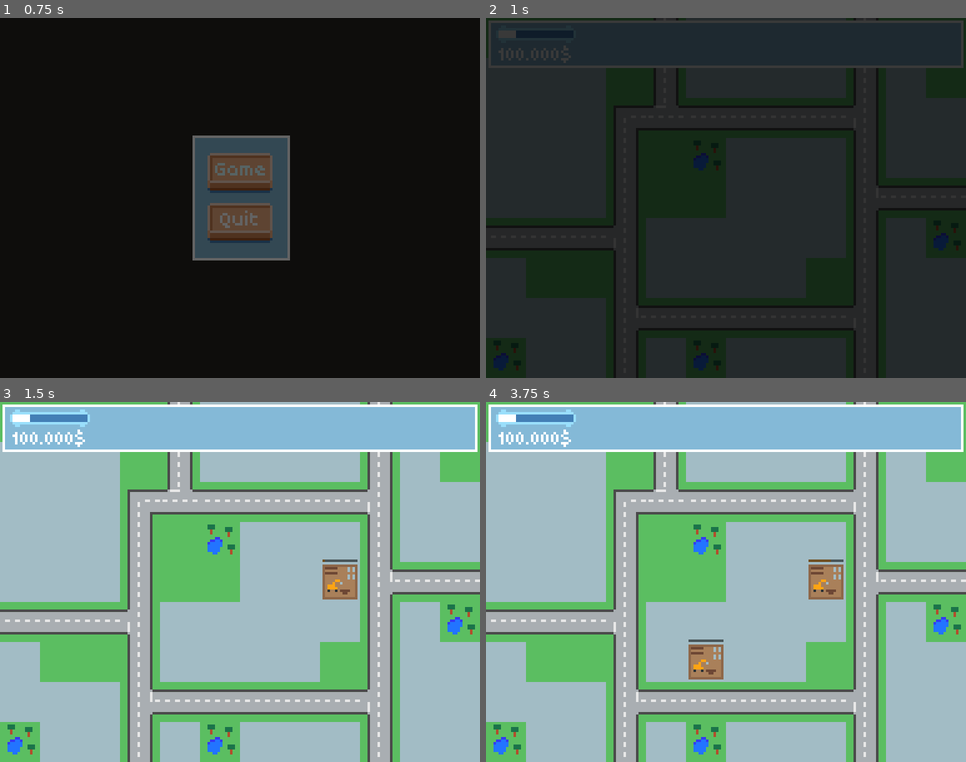
Above: before the commit, frames 1-4 (two rows, left to right).
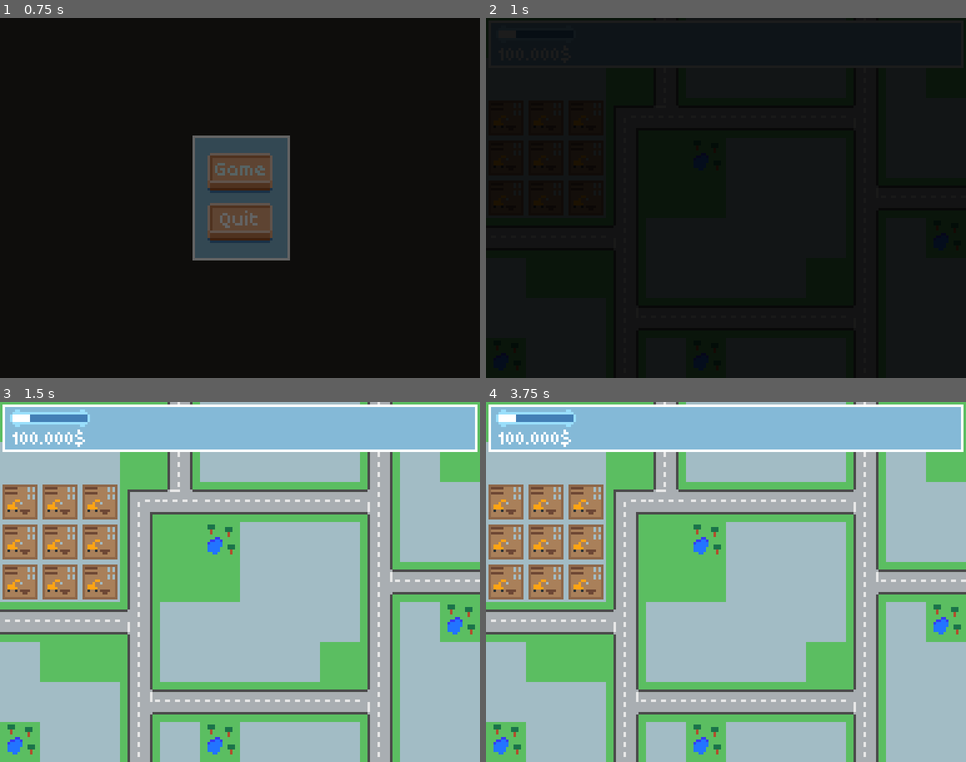
Above: after the commit, the same moments.

Repository: Byteron/ludum-dare-44
Game: Godot game, scene res://source/interface/menu/TitleScreen.tscn
The game is run twice, just before and just after one commit, with the same random seed, the same clock (stepped at 60 frames per second) and the same inputs.
Inputs (mouse positions are in pixels of both pictures, inside the frame that each line leads up to):
- Up to frame 1 (0.75 s): click "Game" at 0.5 s
- Up to frame 2 (1 s): no input
- Up to frame 3 (1.5 s): move the mouse to (345, 564) at 1.27 s; press the mouse at (345, 564) at 1.28 s
- Up to frame 4 (3.75 s): tap Enter at 2, 3.5 s; move the mouse to (630, 600) at 2.02 s; release the mouse at (630, 600) at 2.03 s; click (630, 600) at 2.1 s; tap Space at 2.75 s; move the mouse to (774, 502) at 2.77 s; press the mouse at (774, 502) at 2.78 s; move the mouse to (702, 654) at 3.52 s; release the mouse at (702, 654) at 3.53 s; click (702, 654) at 3.6 s

Frame 1 is identical in both runs. In frame 2, 9.6% of the frame differs, in the area x 0-100%, y 0-99%; in frame 3, 6.8%; in frame 4, 7.5%.

Commit message:
wired in BuildingPopup. Buildings are now build only when invested

Diff:
--- a/project.godot
+++ b/project.godot
@@ -13,9 +13,15 @@
 "class": "Building",
 "language": "GDScript",
 "path": "res://source/game/buildings/Building.gd"
+}, {
+"base": "Reference",
+"class": "Location",
+"language": "GDScript",
+"path": "res://source/game/map/Location.gd"
 } ]
 _global_script_class_icons={
-"Building": ""
+"Building": "",
+"Location": ""
 }
 
 [application]
--- a/source/game/Game.gd
+++ b/source/game/Game.gd
@@ -13,6 +13,7 @@
 export(int) var budget = 1000 setget _set_budget
 
 onready var map = $Map
+onready var building_container = $BuildingContainer
 onready var hud = $HUD
 
 func _input(event):
@@ -22,10 +23,13 @@
 		var tile_name = map.tile_set.tile_get_name(cell_tile)
 
 		if tile_name == "ground":
-			build(map.map_to_world(mouse_cell) + Vector2(8, 8))
+			var location = map.get_location(mouse_cell)
+			if location.building and not location.building.is_build:
+				hud.show_building_popup(location.building)
 
 func _ready():
 	hud.set_max_budget(budget)
+	_setup_buildings()
 
 func build(position):
 	var building = buildings[randi() % buildings.size()].instance()
@@ -36,6 +40,13 @@
 	_set_budget(new_budget)
 	add_child(building)
 
+func _setup_buildings():
+	for building in building_container.get_children():
+		var cell = map.world_to_map(building.position)
+		var location = map.get_location(cell)
+		building.position = location.position
+		location.building = building
+
 func _set_budget(new_budget):
 	budget = new_budget
 	hud.update_budget(new_budget)
--- a/source/game/Game.tscn
+++ b/source/game/Game.tscn
@@ -1,9 +1,11 @@
-[gd_scene load_steps=5 format=2]
+[gd_scene load_steps=7 format=2]
 
 [ext_resource path="res://source/game/Game.gd" type="Script" id=1]
 [ext_resource path="res://assets/tilesets/tileset.tres" type="TileSet" id=2]
 [ext_resource path="res://source/game/map/Map.tscn" type="PackedScene" id=3]
-[ext_resource path="res://source/interface/hud/HUD.tscn" type="PackedScene" id=4]
+[ext_resource path="res://source/game/buildings/LivingUnit.tscn" type="PackedScene" id=4]
+[ext_resource path="res://source/game/buildings/ProductionUnit.tscn" type="PackedScene" id=5]
+[ext_resource path="res://source/interface/hud/HUD.tscn" type="PackedScene" id=6]
 
 [node name="Game" type="Node2D"]
 script = ExtResource( 1 )
@@ -18,4 +20,41 @@
 tile_set = ExtResource( 2 )
 tile_data = PoolIntArray( -65532, 3, 65536, -65527, 3, 65536, 0, 0, 0, 1, 0, 0, 2, 0, 0, 4, 3, 131072, 5, 2, 0, 6, 2, 0 …(1523 unchanged characters)…
 
-[node name="HUD" parent="." instance=ExtResource( 4 )]
+[node name="BuildingContainer" type="Node2D" parent="."]
+
+[node name="LivingUnit" parent="BuildingContainer" instance=ExtResource( 4 )]
+position = Vector2( 40, 72 )
+building_name = ""
+
+[node name="LivingUnit6" parent="BuildingContainer" instance=ExtResource( 4 )]
+position = Vector2( 40, 56 )
+building_name = ""
+
+[node name="LivingUnit7" parent="BuildingContainer" instance=ExtResource( 4 )]
+position = Vector2( 40, 40 )
+building_name = ""
+
+[node name="LivingUnit2" parent="BuildingContainer" instance=ExtResource( 4 )]
+position = Vector2( 24, 72 )
+building_name = ""
+
+[node name="LivingUnit9" parent="BuildingContainer" instance=ExtResource( 4 )]
+position = Vector2( 24, 40 )
+building_name = ""
+
+[node name="LivingUnit3" parent="BuildingContainer" instance=ExtResource( 4 )]
+position = Vector2( 8, 72 )
+building_name = ""
+
+[node name="LivingUnit5" parent="BuildingContainer" instance=ExtResource( 4 )]
+position = Vector2( 8, 56 )
+building_name = ""
+
+[node name="LivingUnit8" parent="BuildingContainer" instance=ExtResource( 4 )]
+position = Vector2( 8, 40 )
+building_name = ""
+
+[node name="ProductionBuilding" parent="BuildingContainer" instance=ExtResource( 5 )]
+position = Vector2( 24, 56 )
+
+[node name="HUD" parent="." instance=ExtResource( 6 )]
--- a/source/game/buildings/Building.gd
+++ b/source/game/buildings/Building.gd
@@ -6,10 +6,16 @@
 var type = null
 var neighbors = []
 
+var is_build = false
+
+export(String) var building_name = ""
+
 export(Texture) var building_texture = null
 export(int) var build_time = 4.0
 
 export(int) var cost = 20
+
+export(String) var flavour_text = ""
 
 onready var tween = $Tween
 onready var build_timer = $BuildTimer
@@ -18,6 +24,10 @@
 
 func _ready():
 	build_timer.wait_time = build_time
+
+func build():
+	is_build = true
+	building_progress.show()
 	build_timer.start()
 
 	tween.interpolate_property(building_progress, "value", 0, building_progress.max_value, build_time, Tween.TRANS_LINEAR, Tween.EASE_IN)
--- a/source/game/buildings/Building.tscn
+++ b/source/game/buildings/Building.tscn
@@ -7,6 +7,7 @@
 
 [node name="Building" type="Node2D"]
 script = ExtResource( 1 )
+building_name = "Building"
 building_texture = ExtResource( 2 )
 
 [node name="Tween" type="Tween" parent="."]
@@ -18,6 +19,7 @@
 texture = ExtResource( 3 )
 
 [node name="BuildingProgress" type="TextureProgress" parent="."]
+visible = false
 margin_left = -7.0
 margin_top = -9.0
 margin_right = 7.0
--- a/source/game/buildings/LivingUnit.tscn
+++ b/source/game/buildings/LivingUnit.tscn
@@ -6,4 +6,5 @@
 
 [node name="LivingUnit" instance=ExtResource( 1 )]
 script = ExtResource( 2 )
+building_name = "Housings"
 building_texture = ExtResource( 3 )
--- a/source/game/buildings/ProductionUnit.tscn
+++ b/source/game/buildings/ProductionUnit.tscn
@@ -6,6 +6,7 @@
 
 [node name="ProductionBuilding" instance=ExtResource( 1 )]
 script = ExtResource( 2 )
+building_name = "Supermarket"
 building_texture = ExtResource( 3 )
 
 [node name="TickTimer" type="Timer" parent="." index="0"]
--- /dev/null
+++ b/source/game/map/Location.gd
@@ -0,0 +1,6 @@
+class_name Location
+
+var position
+var cell
+
+var building
--- a/source/game/map/Map.gd
+++ b/source/game/map/Map.gd
@@ -1,5 +1,29 @@
 extends TileMap
 
+var size = Vector2()
+
+var locations = {}
 
 func _ready():
-	pass
+	size = get_used_rect().size
+	_load_locations()
+
+func map_to_world_centered(cell):
+	return map_to_world(cell) + cell_size / 2
+
+func get_location(cell):
+	return locations[_flatten(cell)]
+
+func _load_locations():
+	for y in size.y:
+		for x in size.x:
+			var cell = Vector2(x, y)
+			var location = Location.new()
+
+			location.cell = cell
+			location.position = map_to_world_centered(cell)
+			location.building = null
+			locations[_flatten(cell)] = location
+
+func _flatten(cell):
+	return int(cell.y) * int(size.x) + int(cell.x)
--- a/source/interface/BuildingPopup.gd
+++ b/source/interface/BuildingPopup.gd
@@ -1,20 +1,29 @@
 extends PopupPanel
 
-signal invest_pressed
+var building setget _set_building
 
-var building setget set_building
+onready var name_label = $VBoxContainer/Name
+onready var cost_label = $VBoxContainer/CostLabel
+onready var revenue_label = $VBoxContainer/RevenueLabel
+onready var upkeep_label = $VBoxContainer/UpkeepLabel
+onready var flavour_label = $VBoxContainer/FlavourLabel
 
-var cost_string = "Investment: %s$"
-var income_string = "Max Income: %s$"
-var upkeep_string = "Upkeep: %s$"
+func _set_building(slug):
+	building = slug
+	name_label.text = str(building.building_name)
+	cost_label.text = "Investment: %s$" % str(building.cost)
 
-func set_building(slug):
-	building = slug
-	$VBoxContainer/Name.text = str(building.building_name)
-	$VBoxContainer/CostLabel.text = cost_string % str(building.cost)
-	$VBoxContainer/IncomeLabel.text = income_string % str(building.income)
-	$VBoxContainer/UpkeepLabel.text = upkeep_string % str(building.upkep)
-	$VBoxContainer/FlavourLabel.text = str(building.flavourtext)
+	if building.type == building.TYPE.LIVING_UNIT:
+		revenue_label.text = "Max Revenue: %s$" % "-"
+		upkeep_label.text = "Upkeep: %s$" % "-"
+
+	elif building.type == building.TYPE.PRODUCTION_UNIT:
+		revenue_label.text = "Max Revenue: %d$" % building.revenue
+		upkeep_label.text = "Upkeep: %d$" % building.upkeep
+
+	flavour_label.text = str(building.flavour_text)
 
 func _on_InvestButton_pressed():
-	emit_signal("invest_pressed")
+	building.build()
+	building = null
+	hide()
--- a/source/interface/BuildingPopup.tscn
+++ b/source/interface/BuildingPopup.tscn
@@ -38,7 +38,7 @@
 margin_bottom = 22.0
 custom_styles/separator = SubResource( 1 )
 
-[node name="IncomeLabel" type="Label" parent="VBoxContainer"]
+[node name="RevenueLabel" type="Label" parent="VBoxContainer"]
 margin_top = 23.0
 margin_right = 109.0
 margin_bottom = 31.0
@@ -77,4 +77,5 @@
 margin_right = 109.0
 margin_bottom = 87.0
 text = "Invest!"
+
 [connection signal="pressed" from="VBoxContainer/InvestButton" to="." method="_on_InvestButton_pressed"]
--- a/source/interface/hud/HUD.gd
+++ b/source/interface/hud/HUD.gd
@@ -1,6 +1,11 @@
 extends CanvasLayer
 
 onready var top_panel = $TopPanel
+onready var building_popup = $BuildingPopup
+
+func show_building_popup(building):
+	building_popup.building = building
+	building_popup.popup()
 
 func set_max_budget(max_budget):
 	top_panel.set_max_budget(max_budget)
--- a/source/interface/hud/HUD.tscn
+++ b/source/interface/hud/HUD.tscn
@@ -1,9 +1,20 @@
-[gd_scene load_steps=3 format=2]
+[gd_scene load_steps=4 format=2]
 
 [ext_resource path="res://source/interface/hud/HUD.gd" type="Script" id=1]
 [ext_resource path="res://source/interface/hud/TopPanel.tscn" type="PackedScene" id=2]
+[ext_resource path="res://source/interface/BuildingPopup.tscn" type="PackedScene" id=3]
 
 [node name="HUD" type="CanvasLayer"]
 script = ExtResource( 1 )
 
 [node name="TopPanel" parent="." instance=ExtResource( 2 )]
+
+[node name="BuildingPopup" parent="." instance=ExtResource( 3 )]
+anchor_left = 0.5
+anchor_top = 0.5
+anchor_right = 0.5
+anchor_bottom = 0.5
+margin_left = -57.0
+margin_top = -45.5
+margin_right = 57.0
+margin_bottom = 45.5
